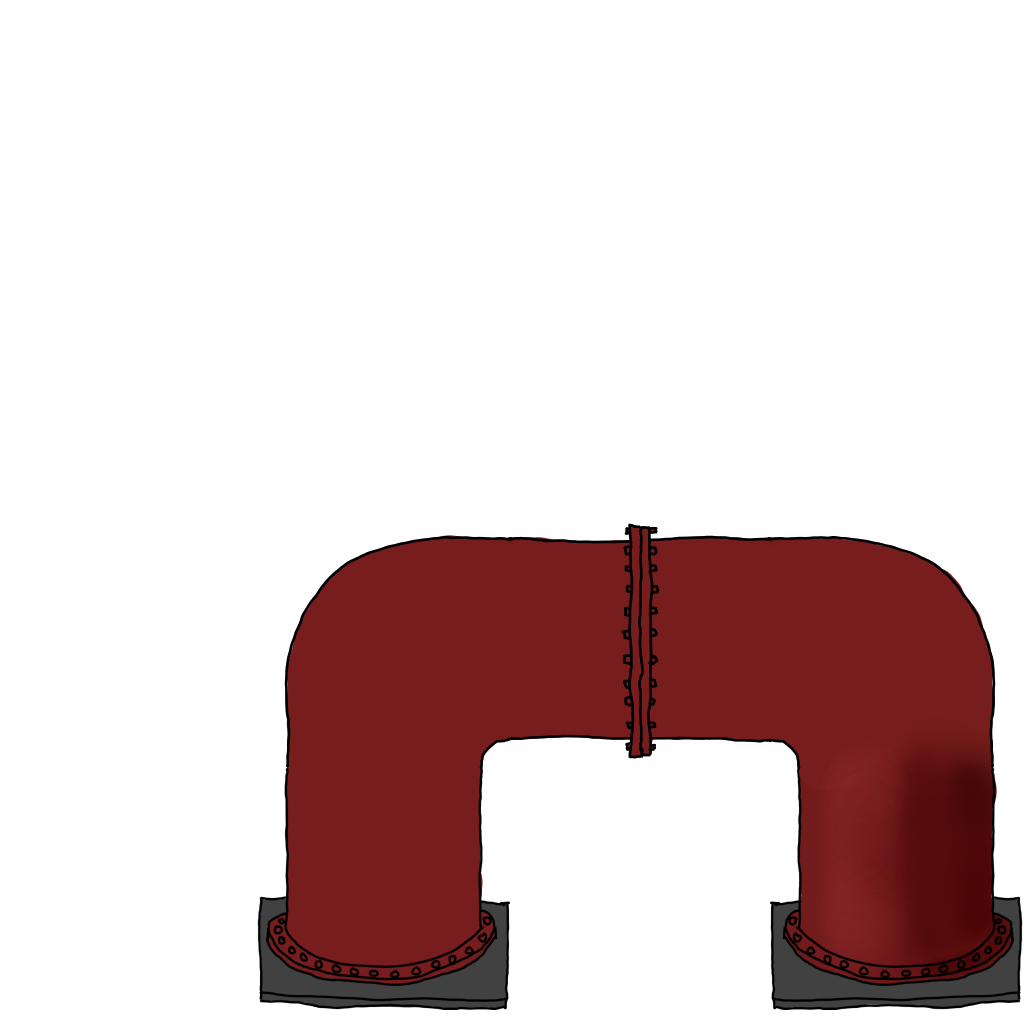
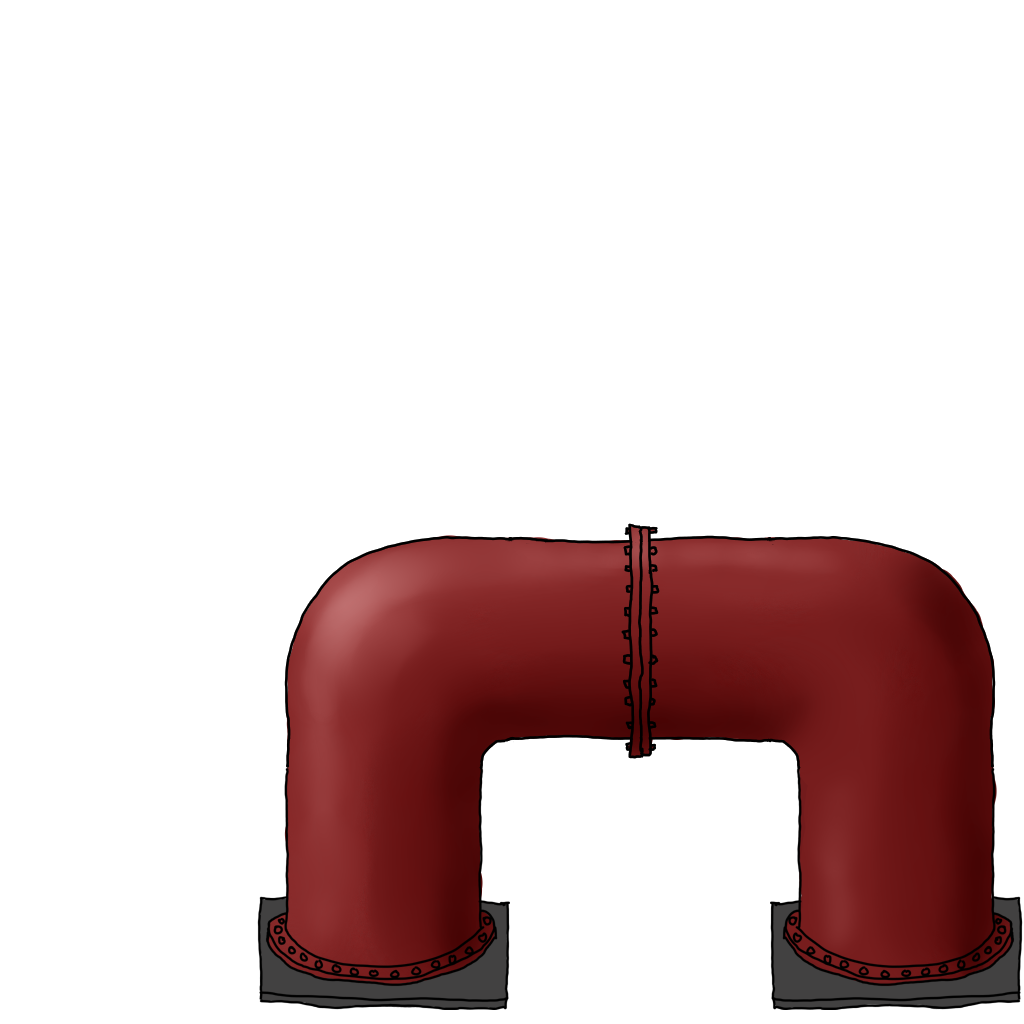
Two versions of the same layered image (1024×1024). Layer-by-layer changes:
painted on "sketch" over [269, 526, 1011, 983]
painted on "Mask Layer" (1st of 2, in "Clipping Group 1") over [269, 526, 1011, 983]
painted on "pipecolor" over [269, 526, 1011, 983]
